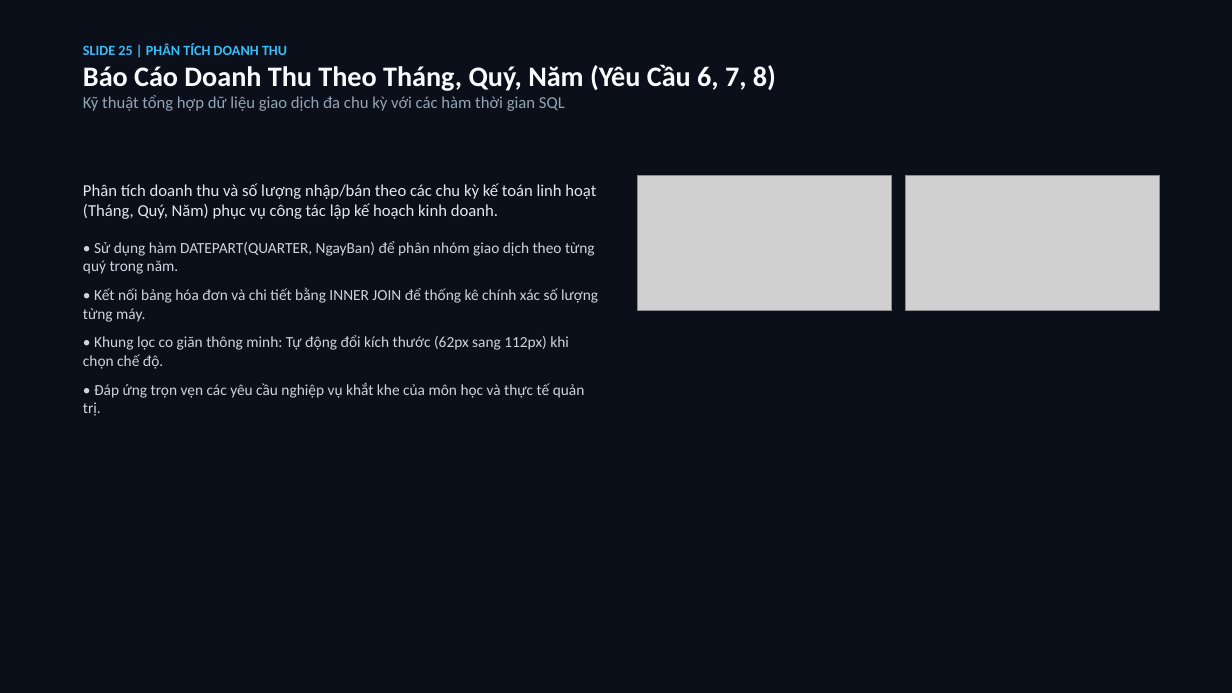
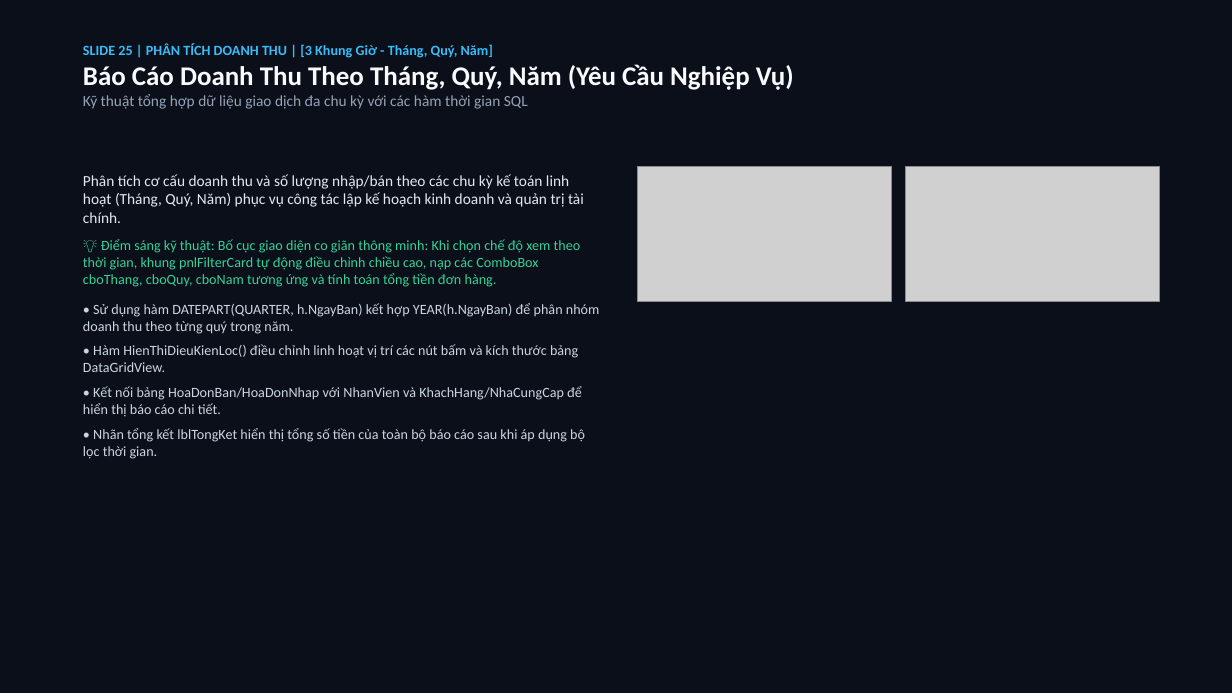
Before and after one commit to hoanganh15092006/BTLLAPTRINHTRUCQUAN, a slide deck: slide 25 of Presentation/QLBanMayViTinh_32_Slides.pptx. Drawn at 1232x693 pixels with LibreOffice and Linux fonts; fonts in the diff are those of the drawing; grey boxes stand for pictures. Boxes give left, top, right and bottom in pixels: in the first picture for what was removed or moved away, otherwise in the second. Text is boxed around its words. In the diff, an @@ line names an element or a change of style, - is before the commit and + after.

```diff
--- a/Presentation/QLBanMayViTinh_32_Slides.pptx
+++ b/Presentation/QLBanMayViTinh_32_Slides.pptx
@@ text at [83, 43, 794, 90]: text changed; size 22 to 11 pt; text colour #F8FAFC to #38BDF8 @@
-SLIDE 25 | PHÂN TÍCH DOANH THU
-Báo Cáo Doanh Thu Theo Tháng, Quý, Năm (Yêu Cầu 6, 7, 8)
+SLIDE 25 | PHÂN TÍCH DOANH THU | [3 Khung Giờ - Tháng, Quý, Năm]
+Báo Cáo Doanh Thu Theo Tháng, Quý, Năm (Yêu Cầu Nghiệp Vụ)
@@ text at [83, 94, 528, 109]: size 13 to 12 pt in "Kỹ thuật tổng hợp dữ liệu giao ..." @@
@@ text at [83, 174, 600, 459]: text changed; size 12 to 11 pt @@
-Phân tích doanh thu và số lượng nhập/bán theo các chu kỳ kế toán linh hoạt (Tháng, Quý, Năm) phục vụ công tác lập kế hoạch kinh doanh.
-• Sử dụng hàm DATEPART(QUARTER, NgayBan) để phân nhóm giao dịch theo từng quý trong năm.
-• Kết nối bảng hóa đơn và chi tiết bằng INNER JOIN để thống kê chính xác số lượng từng máy.
-• Khung lọc co giãn thông minh: Tự động đổi kích thước (62px sang 112px) khi chọn chế độ.
-• Đáp ứng trọn vẹn các yêu cầu nghiệp vụ khắt khe của môn học và thực tế quản trị.
+Phân tích cơ cấu doanh thu và số lượng nhập/bán theo các chu kỳ kế toán linh hoạt (Tháng, Quý, Năm) phục vụ công tác lập kế hoạch kinh doanh và quản trị tài chính.
+💡 Điểm sáng kỹ thuật: Bố cục giao diện co giãn thông minh: Khi chọn chế độ xem theo thời gian, khung pnlFilterCard tự động điều chỉnh chiều cao, nạp các ComboBox cboThang, cboQuy, cboNam tương ứng và tính toán tổng tiền đơn hàng.
+• Sử dụng hàm DATEPART(QUARTER, h.NgayBan) kết hợp YEAR(h.NgayBan) để phân nhóm doanh thu theo từng quý trong năm.
+• Hàm HienThiDieuKienLoc() điều chỉnh linh hoạt vị trí các nút bấm và kích thước bảng DataGridView.
+• Kết nối bảng HoaDonBan/HoaDonNhap với NhanVien và KhachHang/NhaCungCap để hiển thị báo cáo chi tiết.
+• Nhãn tổng kết lblTongKet hiển thị tổng số tiền của toàn bộ báo cáo sau khi áp dụng bộ lọc thời gian.
@@ picture: place and size @@
-picture at [638, 176, 892, 311]
+picture at [638, 166, 892, 301]
@@ picture: place and size @@
-picture at [906, 176, 1160, 311]
+picture at [906, 166, 1160, 301]
```
Also in this commit, not shown: 28 other slides changed, 3 slides added, 3 slides removed, 26 other files.
